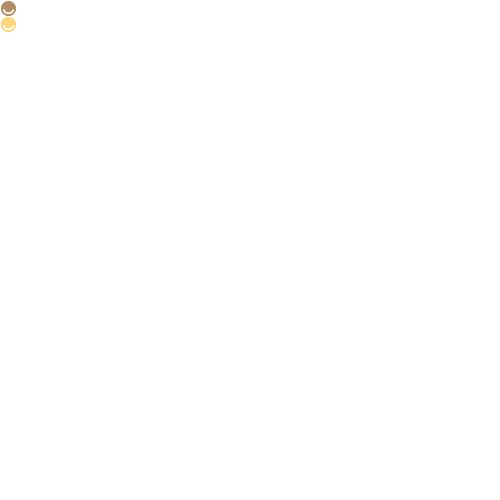
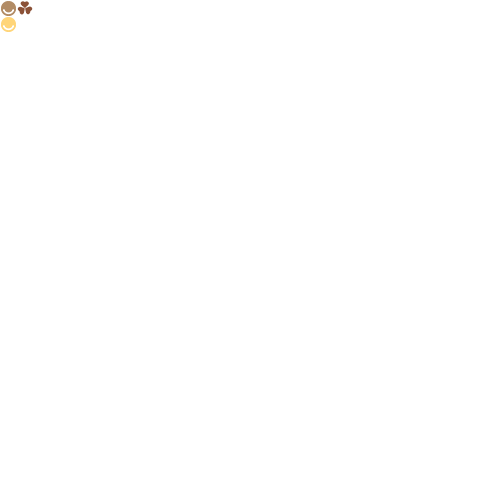
Comparing the layer stacks of the two (500, 500) images. Changes:
added layer "clover" above "wi logo" over [17, 1, 33, 15]
